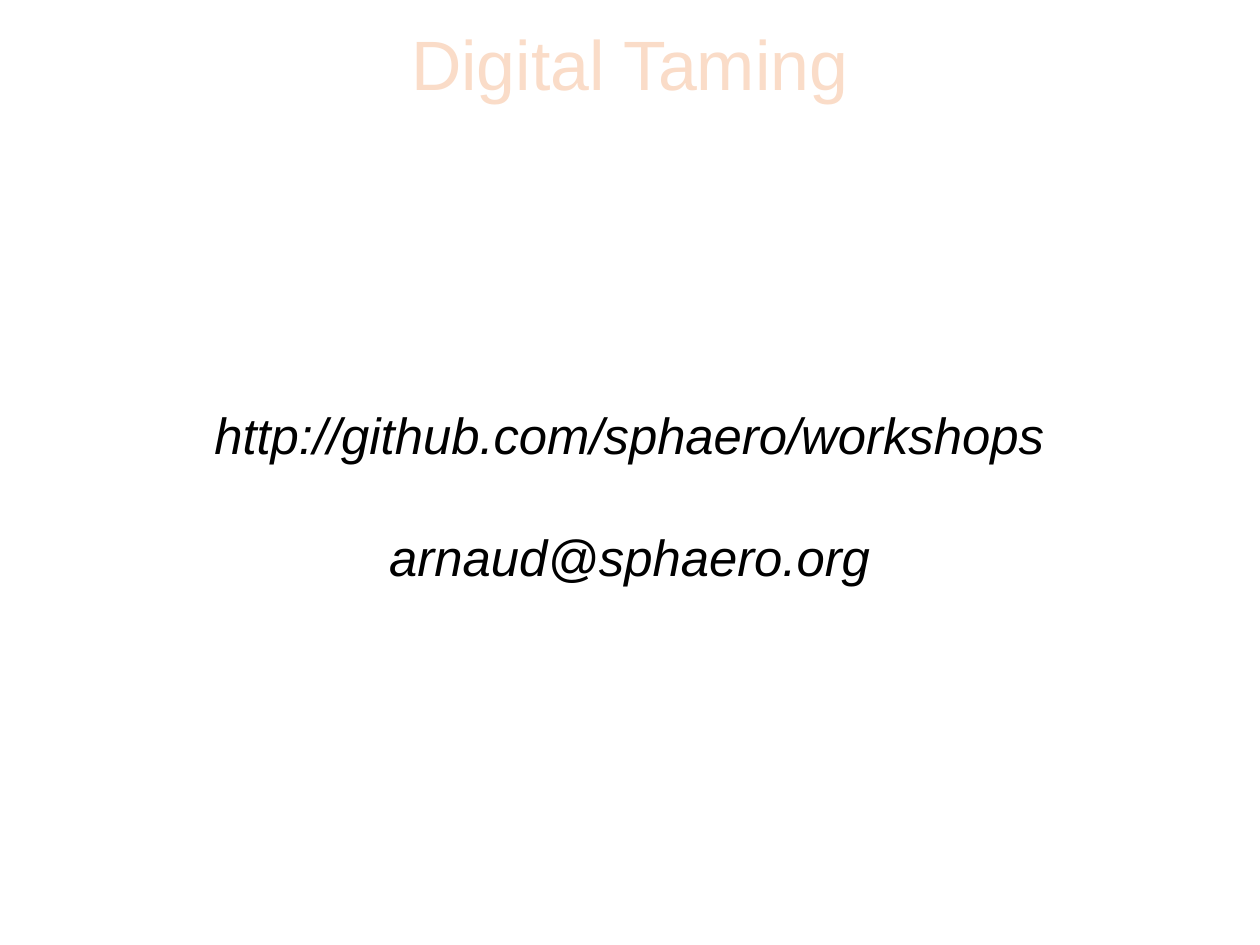
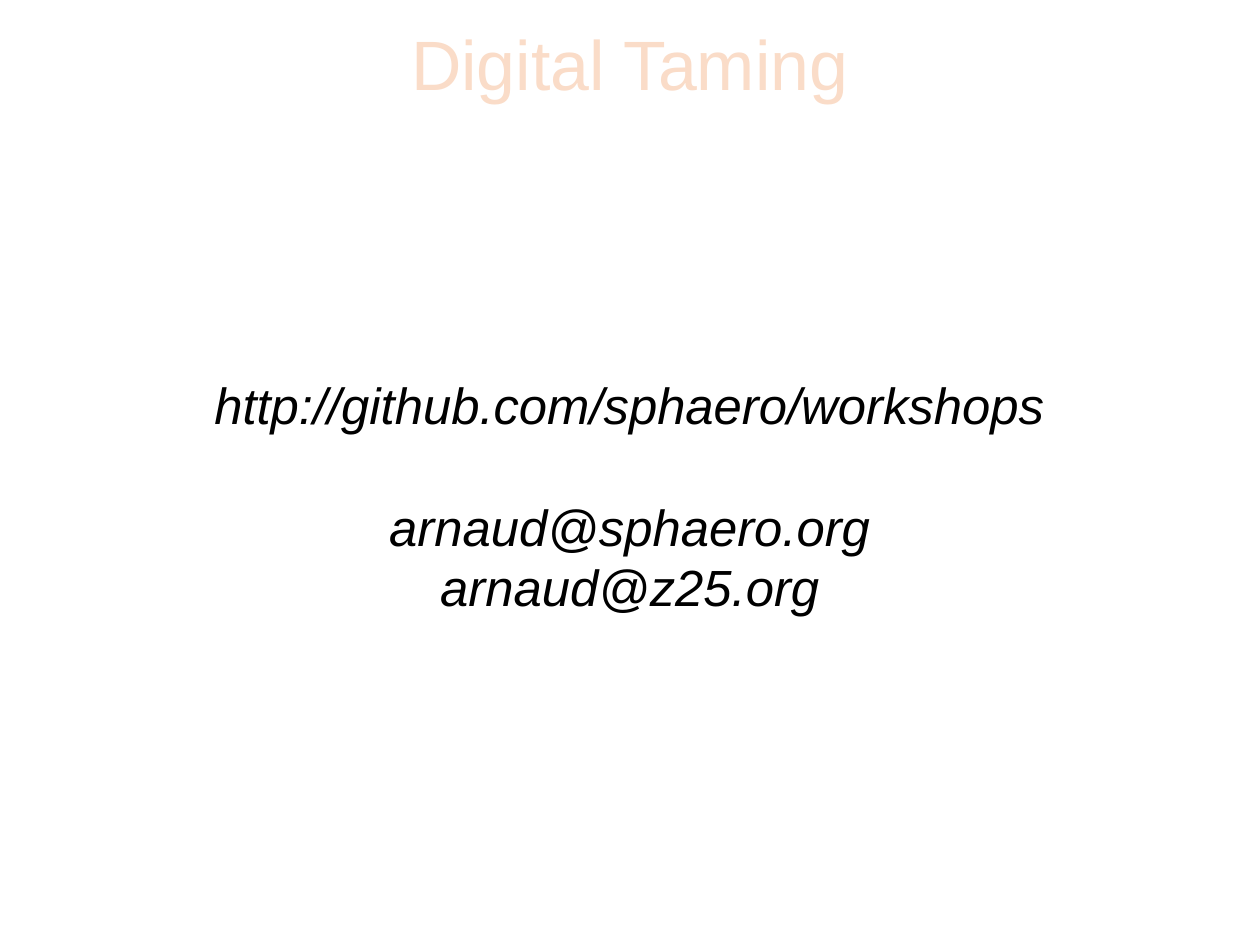
Before and after one commit to sphaero/workshops, a slide deck: slide 24 of DigitalTaming/DigitalTaming.odp (slide 19 before the commit). Drawn at 1260x945 pixels with LibreOffice and Linux fonts; fonts in the diff are those of the drawing; background and template pictures are left out. Boxes give left, top, right and bottom in pixels: in the first picture for what was removed or moved away, otherwise in the second. Text is boxed around its words. In the diff, an @@ line names an element or a change of style, - is before the commit and + after.

```diff
--- a/DigitalTaming/DigitalTaming.odp
+++ b/DigitalTaming/DigitalTaming.odp
@@ subtitle at [389, 509, 870, 617]: text changed @@
-arnaud@sphaero.org
+arnaud@sphaero.org
+arnaud@z25.org
```
Also in this commit, not shown: 1 other slide changed, 5 slides added, 1 other file.
